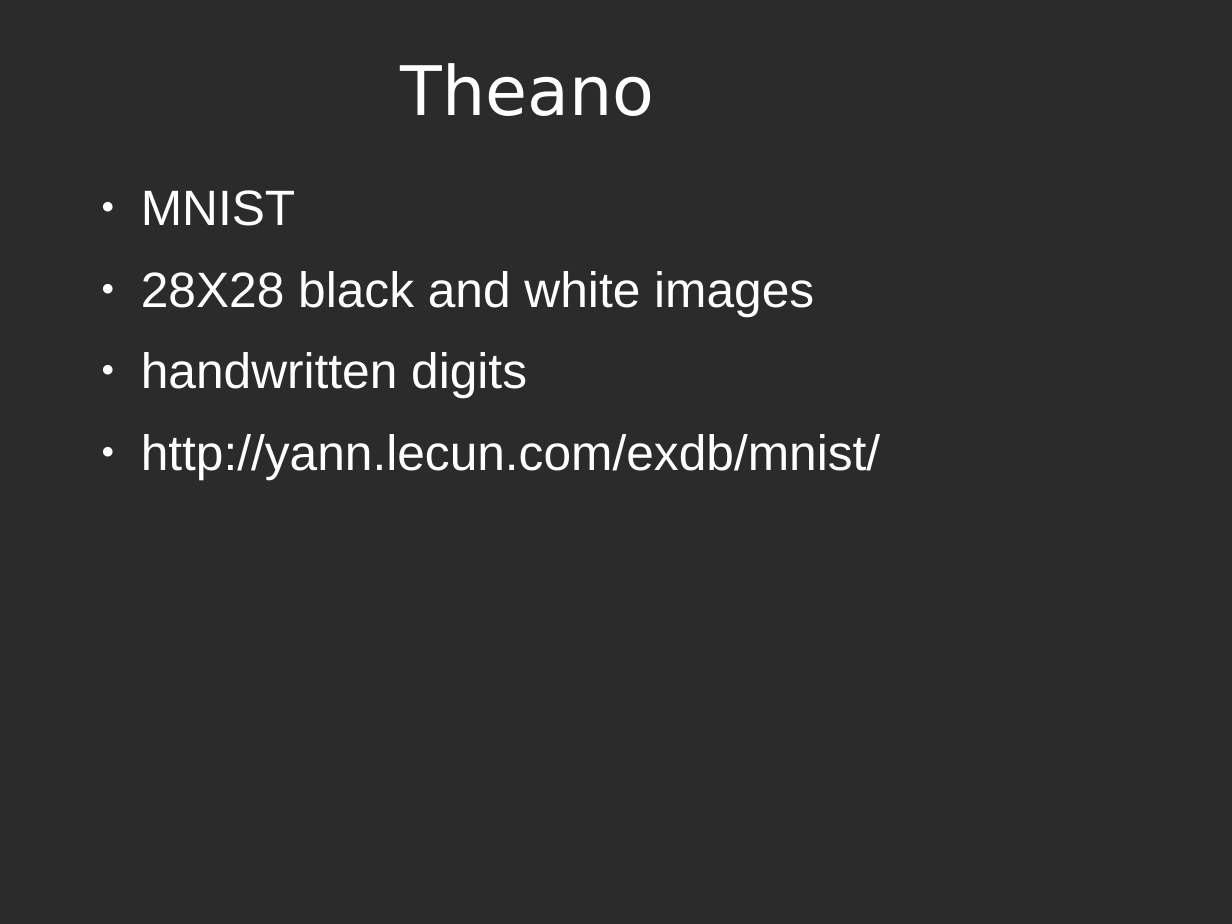
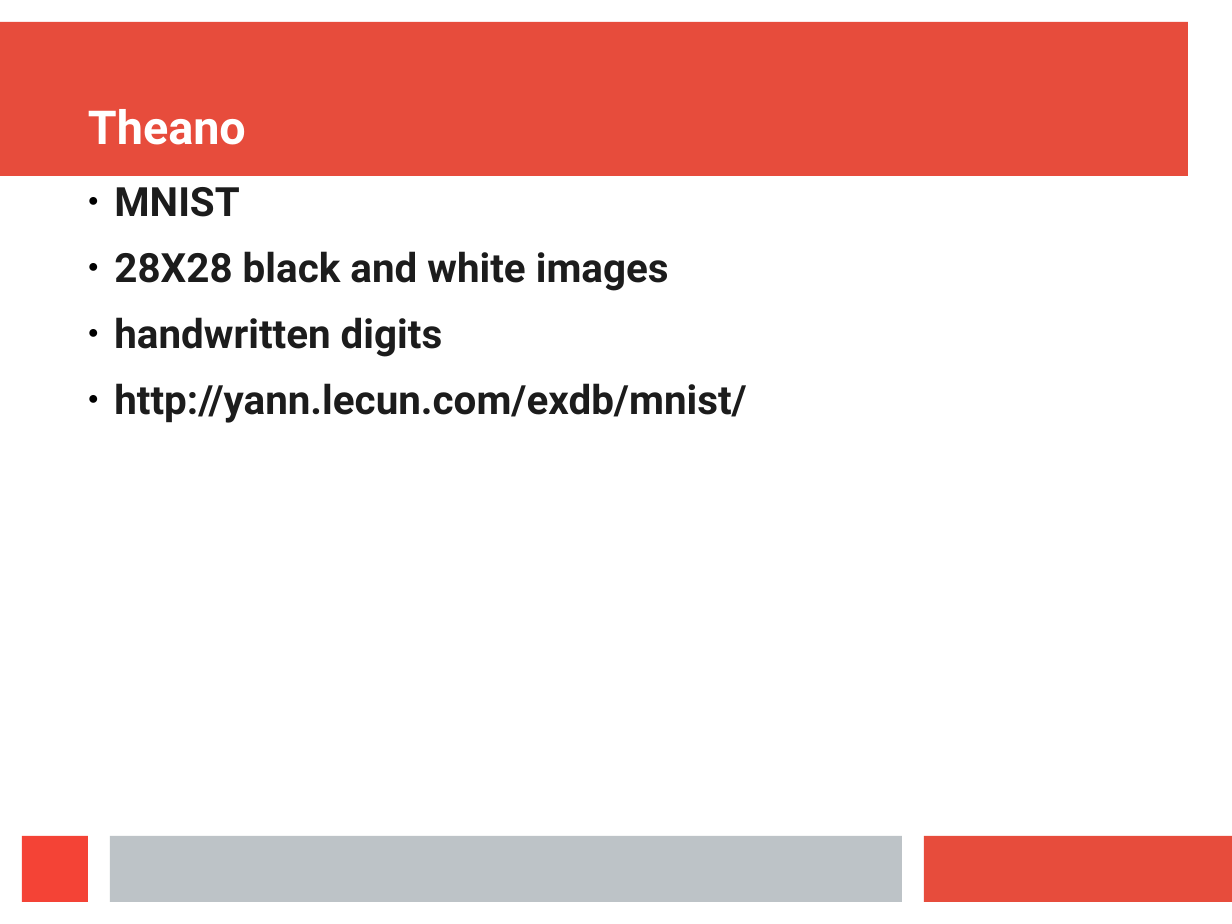
Before and after one commit to Thomas-Tsai/AI-Framework-Study, a slide deck: slide 10 of AI-Framework.odp (slide 11 before the commit). Drawn at 1232x924 pixels with LibreOffice and Linux fonts; fonts in the diff are those of the drawing; background and template pictures are left out; a plain dark background stands for a picture behind light text. Boxes give left, top, right and bottom in pixels: in the first picture for what was removed or moved away, otherwise in the second. Text is boxed around its words. In the diff, an @@ line names an element or a change of style, - is before the commit and + after.

```diff
--- a/AI-Framework.odp
+++ b/AI-Framework.odp
@@ background picture (left out) to #FFFFFF @@
@@ rectangle added at [0,22,1188,177], fill #E74C3C @@
@@ title "Theano" at [88,109,246,145]: size 44 to 30.1 pt, font DejaVu Sans to Roboto, bold on; alignment centre to left; vertical alignment middle to bottom @@
@@ text "MNIST" at [114,187,746,423]: size 32 to 26 pt, font Arial to Roboto, text colour #FFFFFF to #1C1C1C, bold on; indent changed; less space between paragraphs; bullet colour #FFFFFF to #000000 @@
@@ rectangle added at [22,836,88,902], fill #F44336 @@
@@ rectangle added at [110,836,902,902], fill #BDC3C7 @@
@@ rectangle added at [925,836,1232,902], fill #E74C3C @@
```
Also in this commit, not shown: 11 other slides changed, 1 slide added, 12 slides removed, 3 other files.
